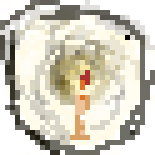
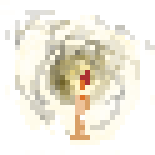
The second w=155, h=155 image is a revision of the first. Changes to its layers:
painted on "Ebene 3" over box(0, 0, 155, 155)
